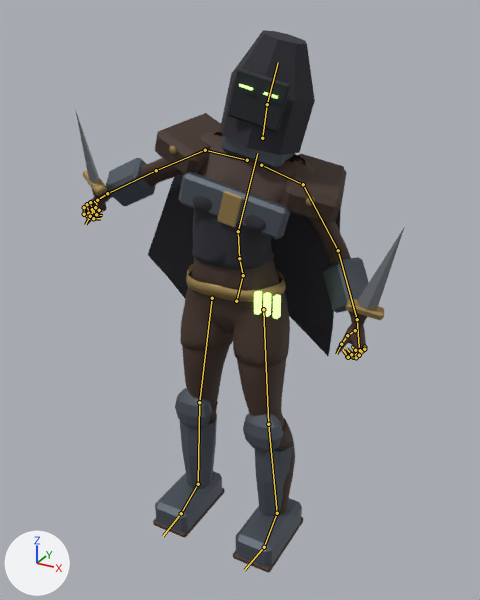
The FBX model MobileGame/Assets/Art/DarkFantasy/Models/Rogue_Woman.fbx: old version first, new version second.
Camera for both pictures: a 50 mm camera at (1.002, -1.822, 1.813) aimed at (-0.002, 0.004, 0.899). The lights are fixed; the arrows at lower left show +X, +Y and +Z. The older version comes first. Both versions are drawn at frame 7 of the action 'Rogue_WomanSkeleton|Attack'; the numbers are the values there. The bones that change, and the others that lie on the model, are drawn over the model as lines.

Names of what the first picture shows: 'Rogue_Woman'.
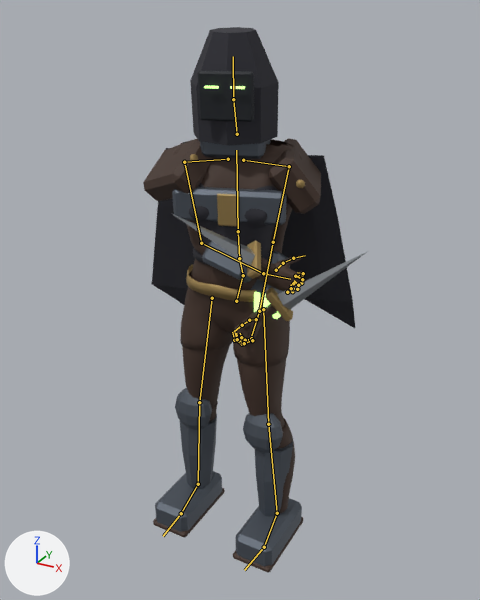
Edits to the bpy script that builds the scene:
```text
Change bone_spine_03:
    where bone_spine_03 = bpy.data.objects['Rogue_WomanSkeleton'].pose.bones['spine_03']  # child of 'spine_02'
    bone_spine_03.rotation_quaternion: (0.989, 0.013, 0.077, -0.128) -> (0.987, 0.043, 0.156, -0.006)  # degrees (0, 9, -15) -> degrees (5, 18, 0)
Change bone_upperarm_l:
    where bone_upperarm_l = bpy.data.objects['Rogue_WomanSkeleton'].pose.bones['upperarm_l']  # child of 'clavicle_l'
    bone_upperarm_l.rotation_quaternion: (0.99, -0.139, -0.012, -0.019) -> (0.894, -0.046, -0.042, -0.444)  # degrees (-16, -2, -2) -> degrees (-3, -7, -53)
Change bone_upperarm_r:
    where bone_upperarm_r = bpy.data.objects['Rogue_WomanSkeleton'].pose.bones['upperarm_r']  # child of 'clavicle_r'
    bone_upperarm_r.rotation_quaternion: (0.982, -0.171, 0.034, -0.077) -> (0.821, 0.304, -0.294, 0.384)  # degrees (-20, 2, -9) -> degrees (23, -46, 40)
Change bone_lowerarm_r:
    where bone_lowerarm_r = bpy.data.objects['Rogue_WomanSkeleton'].pose.bones['lowerarm_r']  # child of 'upperarm_r'
    bone_lowerarm_r.rotation_quaternion: (0.981, -0.193, 0.0, 0.0) -> (0.968, 0.104, -0.053, 0.222)  # degrees (-22, 0, 0) -> degrees (10, -9, 25)
```

Boxes (x1, y1, x2, y2) around the edits, measured in the pictures (480 x 600 px):
'Rogue_Woman', posed (32% narrower)
    before: (75, 30, 404, 573)
    after: (143, 27, 367, 573)
bone 'spine_03', root to tip
    before: (238, 231) to (257, 153)
    after: (238, 231) to (236, 150)
bone 'upperarm_l', root to tip
    before: (303, 184) to (338, 250)
    after: (289, 166) to (273, 242)
bone 'upperarm_r', root to tip
    before: (205, 150) to (156, 170)
    after: (184, 162) to (201, 243)
bone 'lowerarm_r', root to tip
    before: (156, 170) to (107, 193)
    after: (201, 243) to (263, 273)
